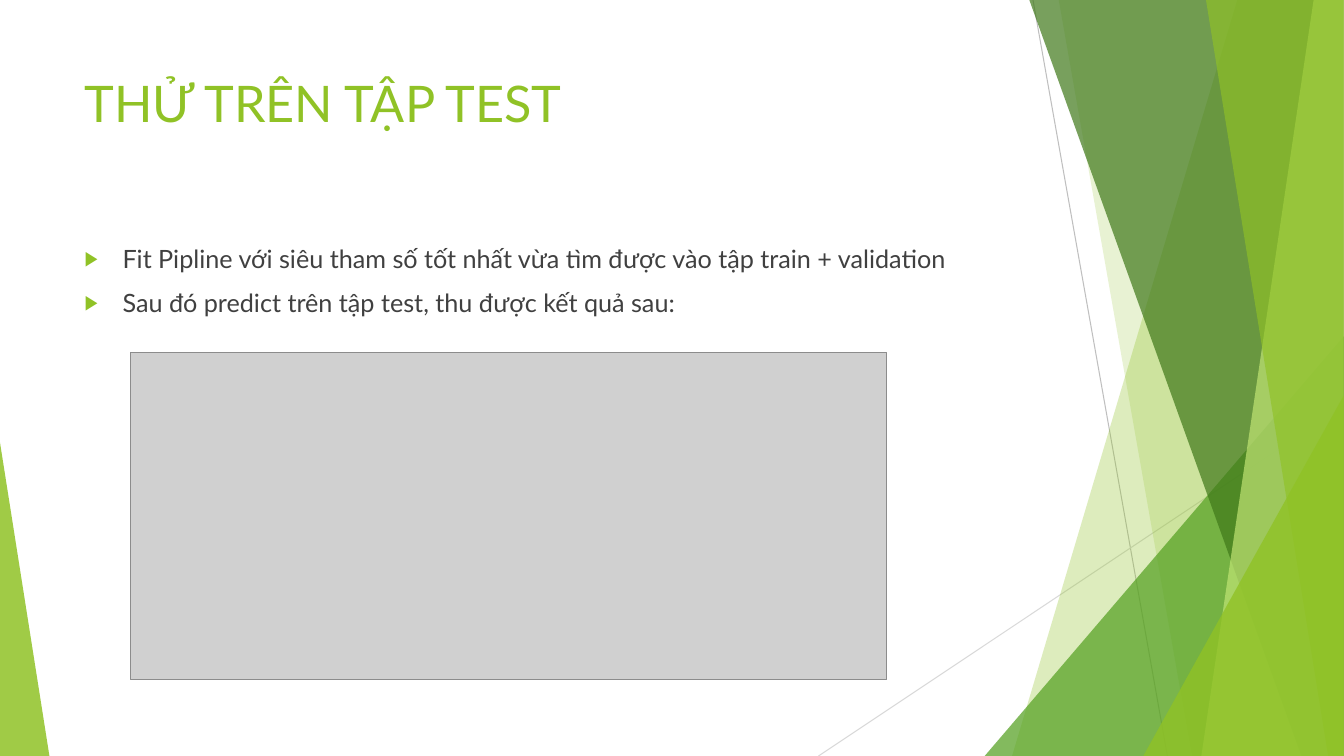
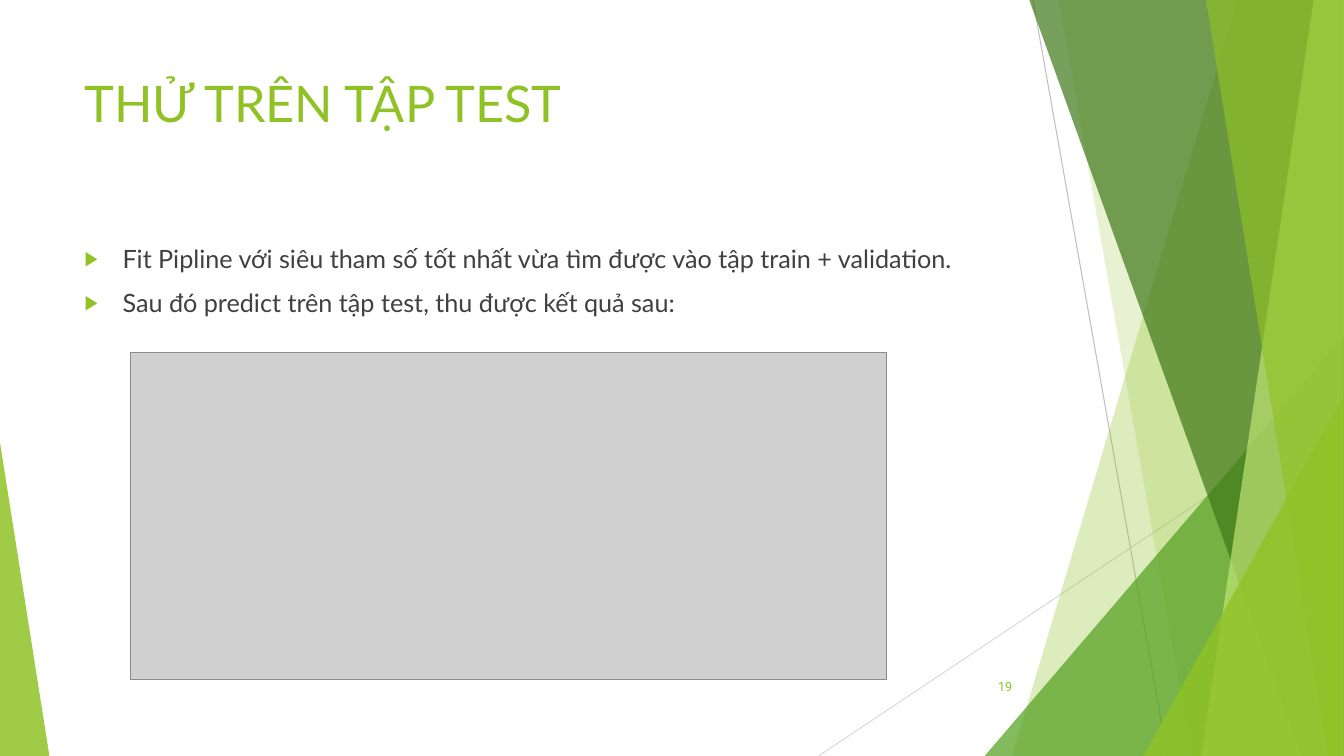
Before and after one commit to NhanCode/DataScienceFinalProject, a slide deck: slide 19 of DACK_Slide.pptx (slide 20 before the commit). Drawn at 1344x756 pixels with LibreOffice and Linux fonts; fonts in the diff are those of the drawing; grey boxes stand for pictures. Boxes give left, top, right and bottom in pixels: in the first picture for what was removed or moved away, otherwise in the second. Text is boxed around its words. In the diff, an @@ line names an element or a change of style, - is before the commit and + after.

```diff
--- a/DACK_Slide.pptx
+++ b/DACK_Slide.pptx
@@ text at bbox=[123, 248, 952, 273]: text changed @@
-▶ Fit Pipline với siêu tham số tốt nhất vừa tìm được vào tập train + validation
+▶ Fit Pipline với siêu tham số tốt nhất vừa tìm được vào tập train + validation.
@@ page number added at bbox=[998, 682, 1012, 691], 9 pt, text #90C226 @@
+19
```
Also in this commit, not shown: 18 other slides changed, 3 slides added, 1 slide removed, 2 other files.
